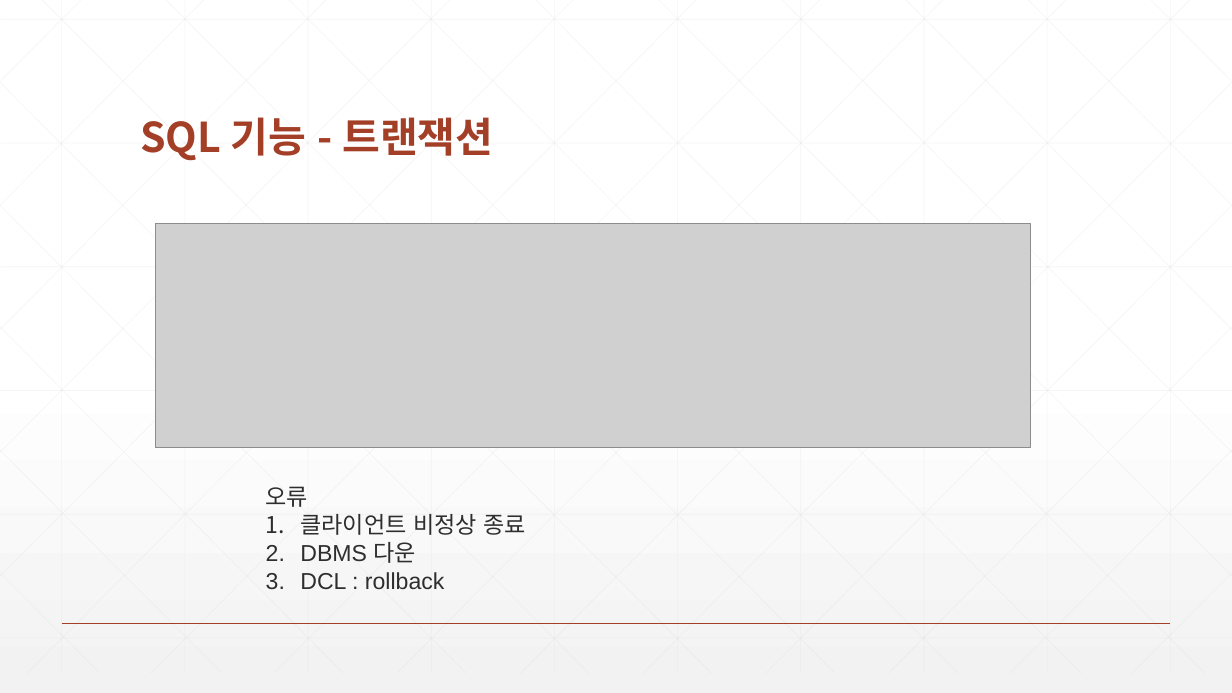
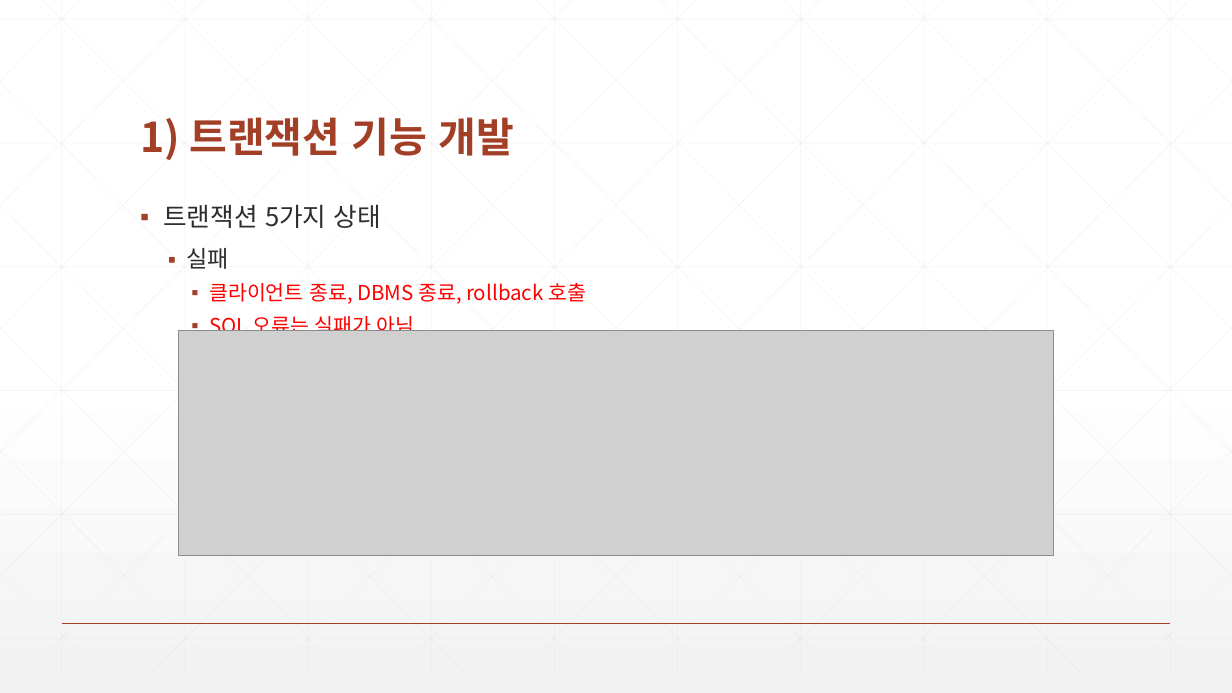
Before and after one commit to zeroshift01/code5, a slide deck: slide 7 of inflearn03/doc/3.1 DBMS는서비스의일관성과무결성그리고영속성을위해사용합니다.pptx. Drawn at 1232x693 pixels with LibreOffice and Linux fonts; fonts in the diff are those of the drawing; grey boxes stand for pictures. Boxes give left, top, right and bottom in pixels: in the first picture for what was removed or moved away, otherwise in the second. Text is boxed around its words. In the diff, an @@ line names an element or a change of style, - is before the commit and + after.

```diff
--- a/inflearn03/doc/3.1 DBMS는서비스의일관성과무결성그리고영속성을위해사용합니다.pptx
+++ b/inflearn03/doc/3.1 DBMS는서비스의일관성과무결성그리고영속성을위해사용합니다.pptx
@@ title at [140, 117, 515, 160]: text changed @@
-SQL 기능 - 트랜잭션
+1) 트랜잭션 기능 개발
@@ text added at [163, 204, 586, 338], 16 pt, text #FF0000 @@
+▪ 트랜잭션 5가지 상태
+  ▪ 실패
+    ▪ 클라이언트 종료, DBMS 종료, rollback 호출
+    ▪ SQL 오류는 실패가 아님
@@ picture: place and size @@
-picture at [155, 224, 1031, 448]
+picture at [178, 331, 1054, 555]
@@ text removed at [266, 486, 526, 590] @@
-오류
-1. 클라이언트 비정상 종료
-2. DBMS 다운
-3. DCL : rollback
```
Also in this commit, not shown: 7 other slides changed, 4 slides added, 2 slides removed, 1 other file.
